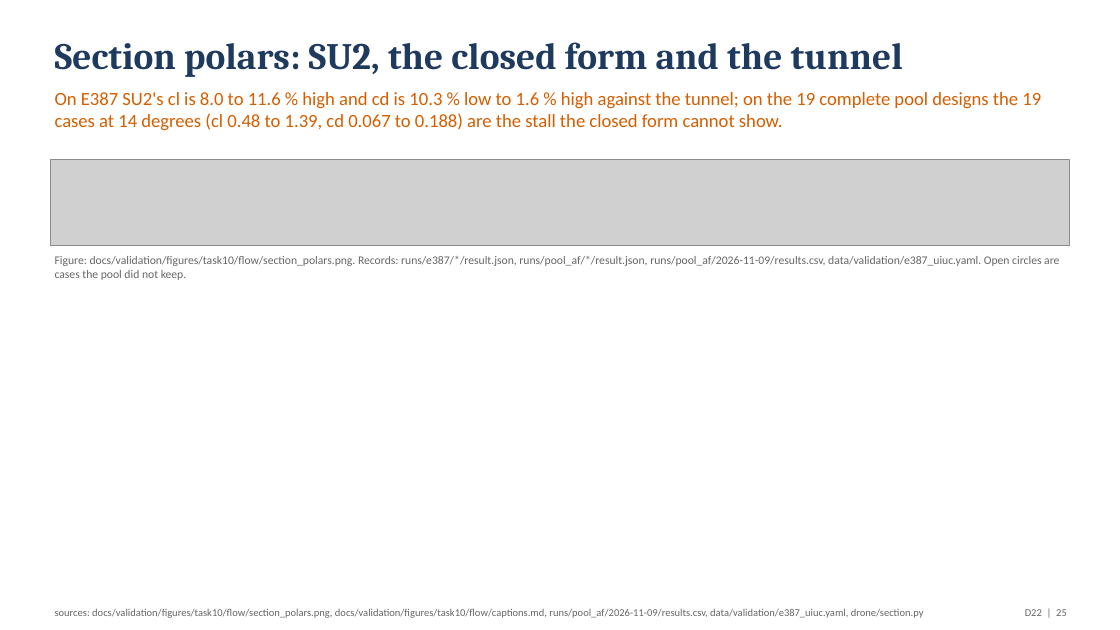
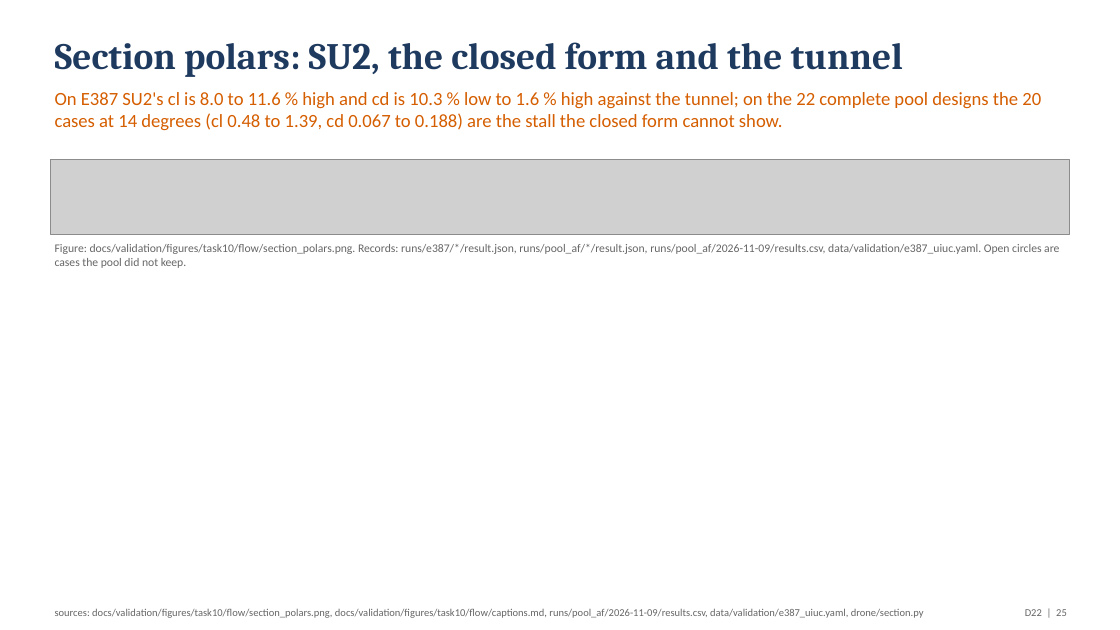
Before and after one commit to emarinhoss/ai-engineering, a slide deck: slide 25 of docs/talk/deck_drone.pptx. Drawn at 1120x630 pixels with LibreOffice and Linux fonts; fonts in the diff are those of the drawing; grey boxes stand for pictures. Boxes give left, top, right and bottom in pixels: in the first picture for what was removed or moved away, otherwise in the second. Text is boxed around its words. In the diff, an @@ line names an element or a change of style, - is before the commit and + after.

```diff
--- a/docs/talk/deck_drone.pptx
+++ b/docs/talk/deck_drone.pptx
@@ text at (55,92,1041,131): text changed @@
-On E387 SU2's cl is 8.0 to 11.6 % high and cd is 10.3 % low to 1.6 % high against the tunnel; on the 19 complete pool designs the 19 cases at 14 degrees (cl 0.48 to 1.39, cd 0.067 to 0.188) are the stall the closed form cannot show.
+On E387 SU2's cl is 8.0 to 11.6 % high and cd is 10.3 % low to 1.6 % high against the tunnel; on the 22 complete pool designs the 20 cases at 14 degrees (cl 0.48 to 1.39, cd 0.067 to 0.188) are the stall the closed form cannot show.
@@ picture: place and size @@
-picture at (50,160,1070,246)
+picture at (50,160,1070,234)
@@ text "Figure: docs/validation/figures/task10/flow/section_polars.p ...": place and size @@
-text "Figure: docs/validation/figures/task10/flow/section_polars.p ..." at (55,256,1059,280)
+text "Figure: docs/validation/figures/task10/flow/section_polars.p ..." at (55,244,1059,268)
```
Also in this commit, not shown: 11 other slides changed, 6 other files.
